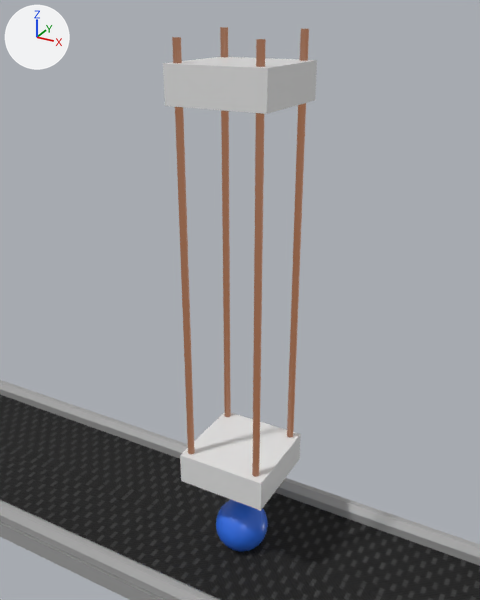
Two versions of the Blender file cinta.blend, one commit apart.
Both versions are drawn from a 50 mm camera at (5.96, -10.93, 12.01) aimed at (-0.16, 0.2, 6.45). Arrows for +X, +Y and +Z are at upper left; the lights stay in place.

In view in the first picture: 'Barra001', 'Barra002', 'Barra003', 'Barra004', 'Bola', 'Cinta', 'Cube.001', 'Cube.002'.
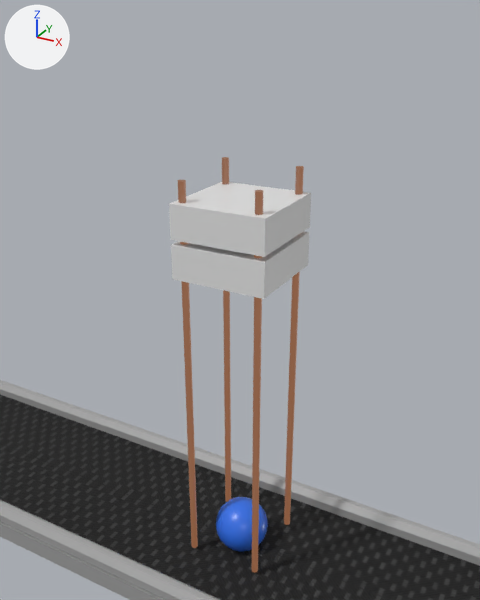
The change, as a list of edits to the scene's bpy script:
```text
Change ob_barra001:
    add ob_barra001.parent = ob_cube_001
    add ob_barra001.matrix_parent_inverse = Matrix(((1.0, 0.0, 0.0, 0.0), (0.0, 1.0, 0.0, 0.0), (0.0, 0.0, 2.844, -30.69), (0.0, 0.0, 0.0, 1.0)))
Change ob_barra002:
    add ob_barra002.parent = ob_cube_001
    add ob_barra002.matrix_parent_inverse = Matrix(((1.0, 0.0, 0.0, 0.0), (0.0, 1.0, 0.0, 0.0), (0.0, 0.0, 2.844, -30.69), (0.0, 0.0, 0.0, 1.0)))
Change ob_barra003:
    add ob_barra003.parent = ob_cube_001
    add ob_barra003.matrix_parent_inverse = Matrix(((1.0, 0.0, 0.0, 0.0), (0.0, 1.0, 0.0, 0.0), (0.0, 0.0, 2.844, -30.69), (0.0, 0.0, 0.0, 1.0)))
Change ob_cube_001:
    ob_cube_001.location: (0.0, 0.0, 10.79) -> (0.0, 0.0, 8.33)
Change ob_cube_002:
    add ob_cube_002.parent = ob_cube_001
    add ob_cube_002.matrix_parent_inverse = Matrix(((1.0, 0.0, 0.0, 0.0), (0.0, 1.0, 0.0, 0.0), (0.0, 0.0, 2.844, -30.69), (0.0, 0.0, 0.0, 1.0)))
    ob_cube_002.location: (0.0, 0.0, 2.655) -> (0.0, 0.0, 9.981)
```

Boxes (x1, y1, x2, y2) around the edits, measured in the pictures (480 x 600 px):
'Cube.001', moved
    before: (163, 57, 317, 114)
    after: (169, 182, 311, 257)
'Cube.002', moved
    before: (180, 412, 301, 511)
    after: (171, 231, 310, 299)
'Barra004', moved
    before: (252, 39, 266, 477)
    after: (252, 190, 263, 573)
'Barra001', moved
    before: (172, 37, 195, 454)
    after: (178, 180, 198, 548)
'Barra003', moved
    before: (287, 29, 309, 437)
    after: (284, 166, 304, 525)
'Barra002', moved
    before: (220, 27, 231, 417)
    after: (222, 157, 231, 502)
